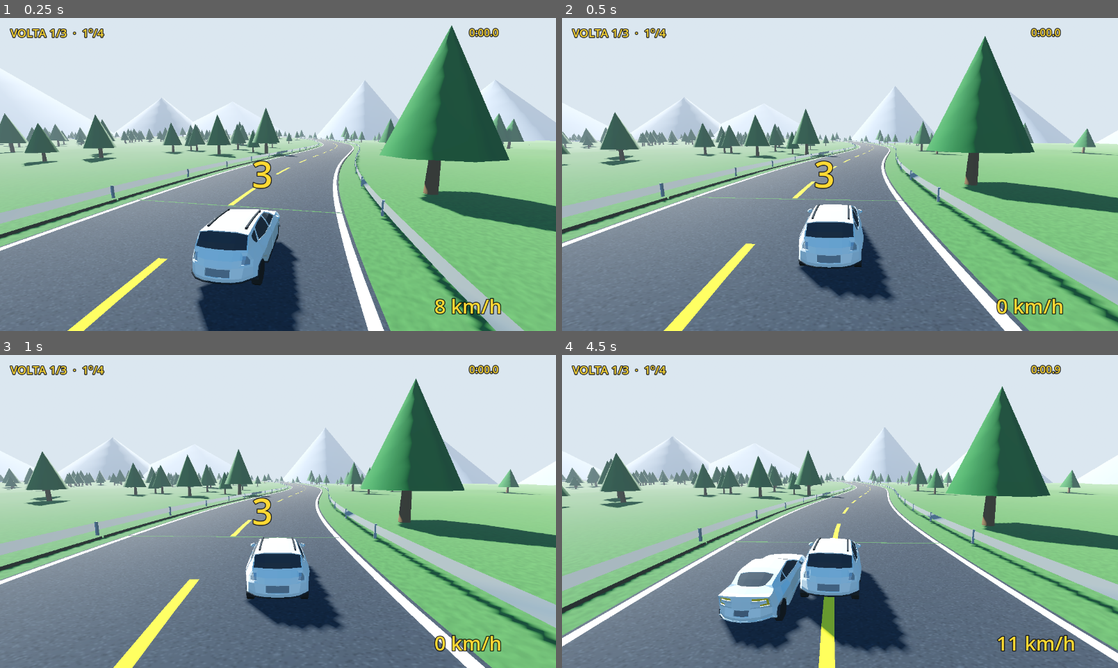
Above: before the commit, frames 1-4 (two rows, left to right).
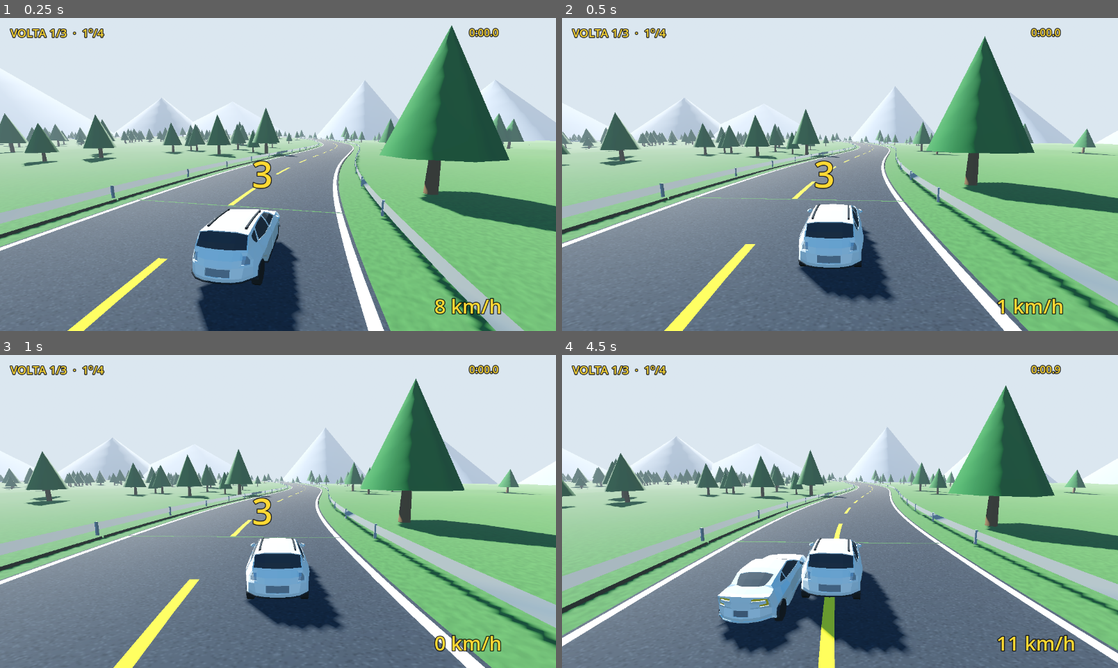
Above: after the commit, the same moments.

Repository: marcoaureliomenezes/tauan-games
Game: Godot game, scene res://scenes/race.tscn
Two runs of this game, one before a commit and one after it. Both use one fixed random seed, a clock stepped at 60 frames per second and the inputs below.
Inputs:
- Up to frame 1 (0.25 s): no input
- Up to frame 2 (0.5 s): no input
- Up to frame 3 (1 s): hold D (steer_right) from 0.53 s (still down)
- Up to frame 4 (4.5 s): release D (steer_right) at 1.28 s; hold S (brake) 1.28-2.03 s; tap Enter at 2 s; hold D (steer_right) 2.03-2.78 s; tap R (reset_car) at 2.75, 3.5, 4.15 s; hold W (accelerate) 2.78-3.53 s; hold A (steer_left) from 3.53 s (still down)

Frame 1 is identical in both runs. In frame 2, 2.0% of the frame differs, in the area x 0-100%, y 5-100%; in frame 3, 0.2%; in frame 4, 6.3%, in the area x 0-100%, y 9-100%.

Commit message:
fix(godot): contenção INVIOLÁVEL da pista + transferência de momento medida
Bug crítico (operador): carro atravessava a cerca, ficava preso no campo e
até afundava/andava POR BAIXO do terreno. Causas: colisores finos (trimesh)
tuneláveis por colisão discreta em alta velocidade. Correção em 3 camadas:
(1) barreira = corrente de CAIXAS volumétricas 1.2×4 m sobrepostas ao longo
da curva (volume sólido não tunela); (2) continuous_cd em todos os carros +
physics_material (bounce 0.3 — carros amassam); (3) guarda de contenção por
tick: carro abaixo do terreno ou além da cerca = ANOMALY logada + reset.
Teste headless endurecido: 30 s com fase de estresse que joga o jogador
contra a cerca a ~120 km/h — PASS exige anomalies==0 (travel=753m, 0 anomalias).
Sonda de momento (tests/probe.gd fase RAM): idea 1280 kg @22 m/s abalroa
pickup 1900 kg parada → B sai a 5.8 m/s, A quase para — p=mv do motor de
física com massas reais, medido e impresso.

Co-Authored-By: Claude Fable 5 <noreply@anthropic.com>

Diff:
--- a/src/godot/speed-run/scripts/car_factory.gd
+++ b/src/godot/speed-run/scripts/car_factory.gd
@@ -45,6 +45,16 @@
 	body.name = key
 	body.mass = def["mass"]
 	body.set_meta("def", def)
+	# ANTI-TUNNELING (bug crítico): colisão contínua — em alta velocidade a
+	# checagem discreta pula colisores finos (cerca/terreno) num único tick.
+	body.continuous_cd = true
+	# colisão carro-carro com física real: o motor conserva p=mv com as massas
+	# reais; bounce/atrito calibram a "vida" da batida (carros amassam: e≈0.3)
+	var pmat := PhysicsMaterial.new()
+	pmat.bounce = 0.3
+	pmat.friction = 0.7
+	body.physics_material_override = pmat
+	body.can_sleep = false
 
 	var glb: Node3D = load("res://assets/cars/%s.glb" % def["model"]).instantiate()
 	var info := _analyze(glb)
--- a/src/godot/speed-run/scripts/race.gd
+++ b/src/godot/speed-run/scripts/race.gd
@@ -271,25 +271,33 @@
 		mi.mesh = st.commit()
 		mi.mesh.surface_set_material(0, mat)
 		add_child(mi)
-		# colisor: mesma fita, mais alta (invisível)
-		var stc := SurfaceTool.new()
-		stc.begin(Mesh.PRIMITIVE_TRIANGLES)
-		for i in n:
-			var o1 := i * STEP
-			var o2 := minf((i + 1) * STEP, track_len)
+		# BARREIRA SÓLIDA (bug crítico "atravessei a cerca"): trimesh fino é
+		# atravessável por tunneling em alta velocidade (colisão discreta).
+		# Aqui: corrente de CAIXAS VOLUMÉTRICAS (1.2 m de espessura, 4 m de
+		# altura, sobrepostas) — impossível tunelar um volume sólido.
+		var sbody := StaticBody3D.new()
+		var seg := 4.0
+		var nseg := int(track_len / seg)
+		for i in nseg:
+			var o1 := i * seg
+			var o2 := fmod(o1 + seg, track_len)
 			var pa: Vector3 = curve.sample_baked(o1, true)
 			var pb: Vector3 = curve.sample_baked(o2, true)
 			var ta := (curve.sample_baked(fmod(o1 + 1.0, track_len), true) - pa).normalized()
 			var tb := (curve.sample_baked(fmod(o2 + 1.0, track_len), true) - pb).normalized()
-			var sa := Vector3(-ta.z, 0, ta.x).normalized() * off
-			var sb := Vector3(-tb.z, 0, tb.x).normalized() * off
-			for v in [pa + sa, pb + sb, pa + sa + Vector3(0, 2.2, 0),
-					pa + sa + Vector3(0, 2.2, 0), pb + sb, pb + sb + Vector3(0, 2.2, 0)]:
-				stc.add_vertex(v)
-		var sbody := StaticBody3D.new()
-		var scol := CollisionShape3D.new()
-		scol.shape = stc.commit().create_trimesh_shape()
-		sbody.add_child(scol)
+			var ca := pa + Vector3(-ta.z, 0, ta.x).normalized() * off
+			var cb := pb + Vector3(-tb.z, 0, tb.x).normalized() * off
+			var mid := (ca + cb) / 2.0 + Vector3(0, 2.0, 0)
+			var dir := (cb - ca)
+			var length := dir.length()
+			if length < 0.01:
+				continue
+			var col := CollisionShape3D.new()
+			var box := BoxShape3D.new()
+			box.size = Vector3(1.2, 4.0, length + 1.6)   # +1.6 = sobreposição
+			col.shape = box
+			col.transform = Transform3D(Basis.looking_at(dir.normalized(), Vector3.UP), mid)
+			sbody.add_child(col)
 		add_child(sbody)
 		# postes
 		var pm := MultiMesh.new()
@@ -454,6 +462,7 @@
 			_drive_ai(car, delta)
 		else:
 			_drive_player(car, delta)
+		_anomaly_guard(car)
 		_update_progress(car)
 	_update_camera(delta)
 	_update_hud()
@@ -513,6 +522,24 @@
 	if car.global_transform.basis.y.y < 0.1 or pos.y < -4.0:
 		_reset_car(car)
 
+var anomalies := 0            # violações de contenção detectadas (teste falha se > 0)
+
+# GUARDA DE CONTENÇÃO (bug crítico "carro embaixo do terreno"): a cada tick,
+# nenhum carro pode estar (a) abaixo do terreno, (b) além da cerca. Se estiver,
+# é anomalia: conta, loga e reseta na pista. Cinto além do CCD + caixas sólidas.
+func _anomaly_guard(car: VehicleBody3D) -> void:
+	var p := car.global_position
+	var cp: Vector3 = curve.get_closest_point(p)
+	var lateral := Vector2(p.x - cp.x, p.z - cp.z).length()
+	var below := p.y < _terrain_h(p) - 1.5
+	var escaped := lateral > ROAD_W / 2 + 3.2      # cerca fica em W/2+2.0
+	if below or escaped:
+		anomalies += 1
+		var why := "UNDERGROUND" if below else "ESCAPED"
+		print("ANOMALY %s car=%s pos=%.1f,%.1f,%.1f lat=%.1f" % [
+			why, car.name, p.x, p.y, p.z, lateral])
+		_reset_car(car)
+
 func _reset_car(car: VehicleBody3D) -> void:
 	var o := curve.get_closest_offset(car.global_position)
 	var p: Vector3 = curve.sample_baked(o, true)
@@ -561,12 +588,21 @@
 	if ds > 0.5: ds -= 1.0
 	elif ds < -0.5: ds += 1.0
 	_test_travel += ds * track_len
-	if test_t < 12.0:
+	# fase de ESTRESSE DA CERCA: força o jogador contra a barreira em alta
+	# velocidade (lane bem além da pista); a contenção tem que segurar.
+	if test_t > 13.0 and test_t < 17.0:
+		pr["ai_lane"] = 30.0
+	elif test_t >= 17.0 and pr["ai_lane"] > 10.0:
+		pr["ai_lane"] = 0.0
+	if test_t < 30.0:
 		return
 	var fwd_speed: float = -player.global_transform.basis.z.dot(player.linear_velocity)
-	if _test_travel > 80.0 and fwd_speed > 3.0:
-		print("TEST PASS travel=%.0fm fwd=%.1fm/s cars=%d" % [_test_travel, fwd_speed, cars.size()])
+	var ok := _test_travel > 150.0 and fwd_speed > 3.0 and anomalies == 0
+	if ok:
+		print("TEST PASS travel=%.0fm fwd=%.1fm/s anomalies=0 cars=%d" % [
+			_test_travel, fwd_speed, cars.size()])
 		get_tree().quit(0)
 	else:
-		print("TEST FAIL travel=%.0fm fwd=%.1fm/s" % [_test_travel, fwd_speed])
+		print("TEST FAIL travel=%.0fm fwd=%.1fm/s anomalies=%d" % [
+			_test_travel, fwd_speed, anomalies])
 		get_tree().quit(1)
--- a/src/godot/speed-run/tests/probe.gd
+++ b/src/godot/speed-run/tests/probe.gd
@@ -44,4 +44,33 @@
 			var d2 := car.global_position - start_pos
 			print("STEER+ dx=%.2f dz=%.2f heading_y=%.2f maxy=%.3f" % [
 				d2.x, d2.z, car.rotation.y, max_y])
-			get_tree().quit(0)
+			_setup_ram()
+			phase = 3
+	elif phase == 3:
+		# TRANSFERÊNCIA DE MOMENTO: A (idea, em movimento) abalroa B (pickup,
+		# parada). p = m·v deve se conservar aproximadamente na normal.
+		car.engine_force = 0.0
+		if t > 10.0:
+			var va := car.linear_velocity.length()
+			var vb := target.linear_velocity.length()
+			var pa: float = car.mass * va
+			var pb: float = target.mass * vb
+			print("RAM after: vA=%.2f vB=%.2f  pA=%.0f pB=%.0f pSum=%.0f (p0=%.0f)" % [
+				va, vb, pa, pb, pa + pb, _p0])
+			print("RAM %s" % ("PASS" if vb > 2.0 else "FAIL: B não se moveu"))
+			get_tree().quit(0 if vb > 2.0 else 1)
+
+var target: VehicleBody3D
+var _p0 := 0.0
+
+func _setup_ram() -> void:
+	car.steering = 0.0
+	car.rotation = Vector3.ZERO
+	car.global_position = Vector3(0, 0.5, 0)
+	car.linear_velocity = Vector3(0, 0, -22)   # 80 km/h para -Z
+	car.angular_velocity = Vector3.ZERO
+	_p0 = car.mass * 22.0
+	target = CarF.build("pickup")
+	target.global_transform = Transform3D(Basis(), Vector3(0, 0.5, -18))
+	add_child(target)
+	print("RAM before: A(idea %.0fkg)@22m/s → B(pickup %.0fkg)@0" % [car.mass, target.mass])
